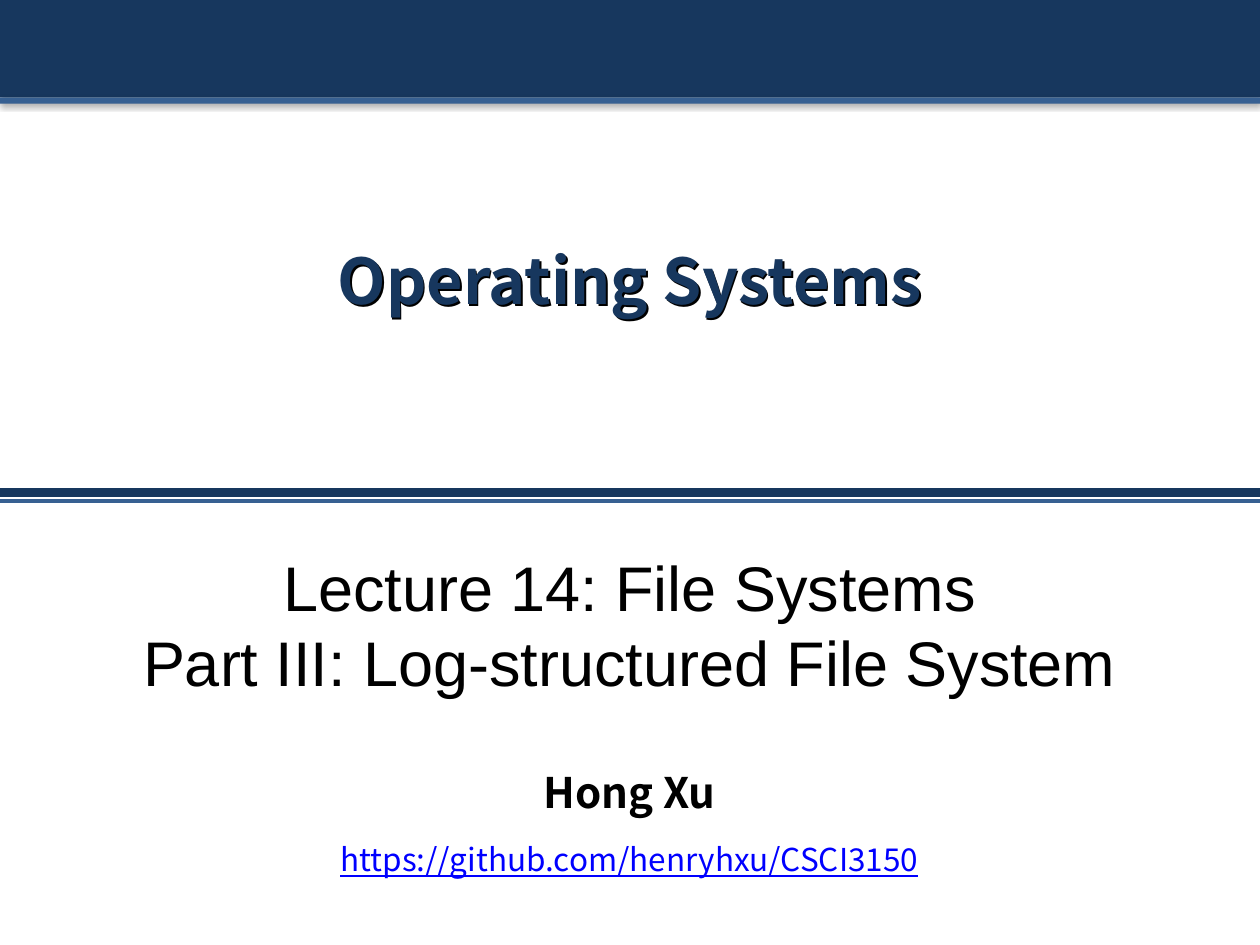
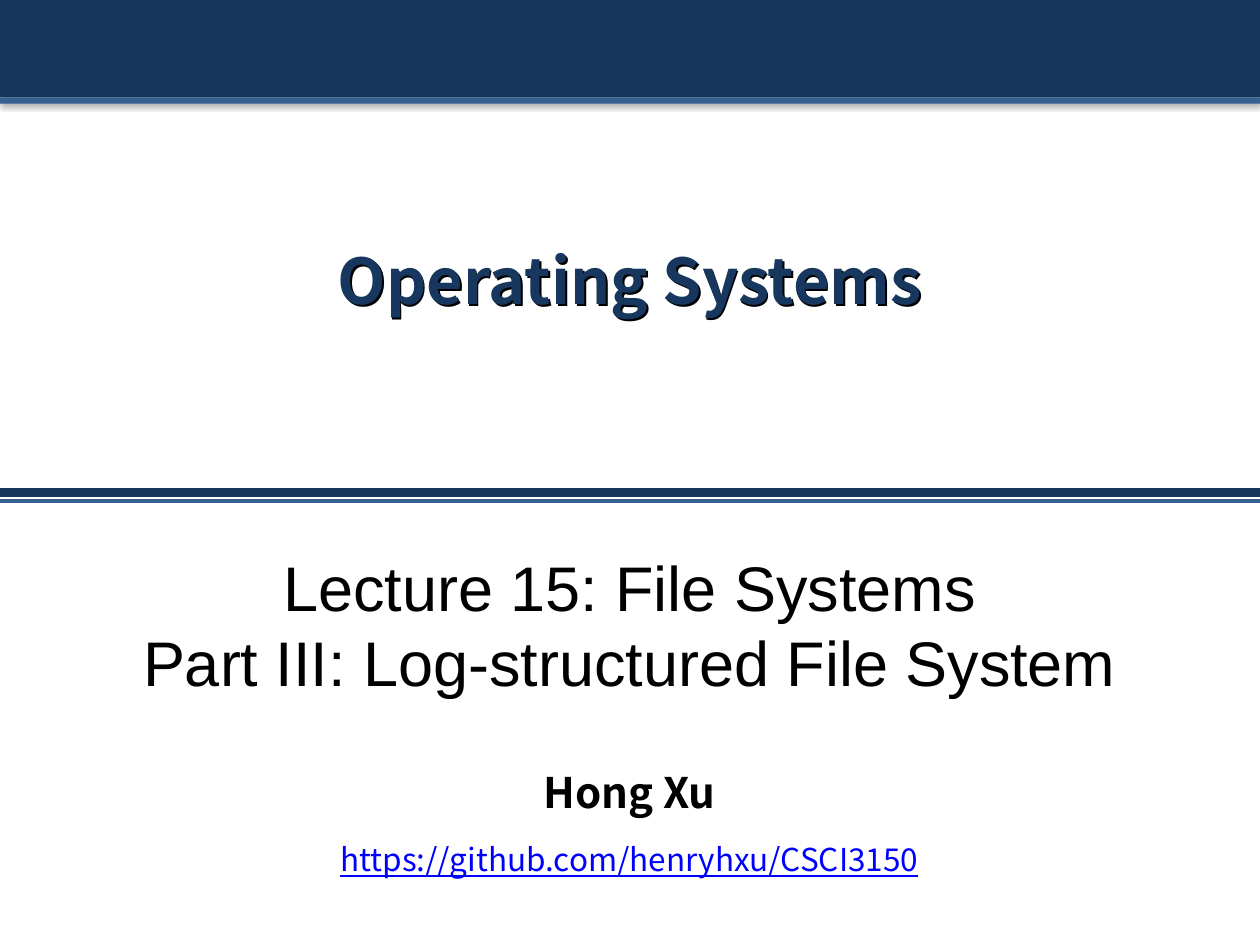
Before and after one commit to henryhxu/CSCI3150, a slide deck: slide 1 of lecture/lec15_lfs.pptx. Drawn at 1260x945 pixels with LibreOffice and Linux fonts; fonts in the diff are those of the drawing. Boxes give left, top, right and bottom in pixels: in the first picture for what was removed or moved away, otherwise in the second. Text is boxed around its words. In the diff, an @@ line names an element or a change of style, - is before the commit and + after.

```diff
--- a/lecture/lec15_lfs.pptx
+++ b/lecture/lec15_lfs.pptx
@@ text at [283,565,975,622]: text changed @@
-Lecture 14: File Systems
+Lecture 15: File Systems
```
Also in this commit, not shown: 13 other slides changed, 6 slides added.
